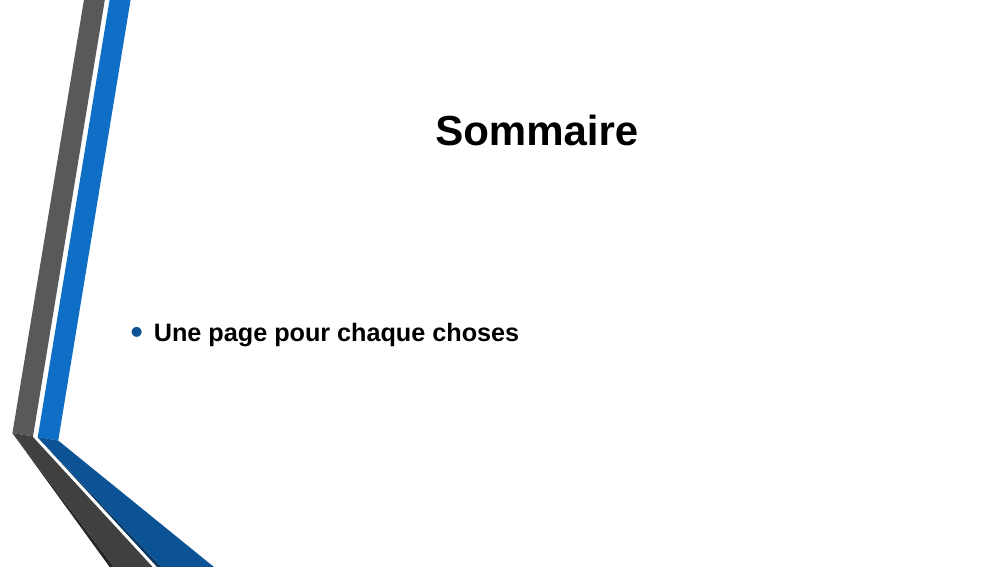
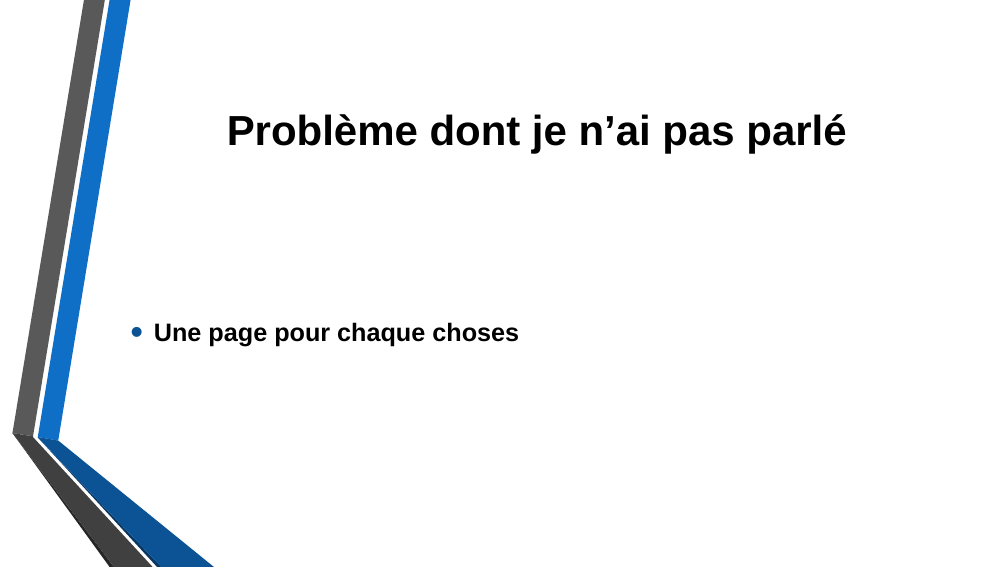
Before and after one commit to Daxank/Pre-TPI_PIKA, a slide deck: slide 2 of Presentation_Projet_PreTPI_Site_PIKA.pptx. Drawn at 1008x567 pixels with LibreOffice and Linux fonts; fonts in the diff are those of the drawing; background and template pictures are left out. Boxes give left, top, right and bottom in pixels: in the first picture for what was removed or moved away, otherwise in the second. Text is boxed around its words. In the diff, an @@ line names an element or a change of style, - is before the commit and + after.

```diff
--- a/Presentation_Projet_PreTPI_Site_PIKA.pptx
+++ b/Presentation_Projet_PreTPI_Site_PIKA.pptx
@@ title at (227, 114, 846, 154): text changed @@
-Sommaire
+Problème dont je n’ai pas parlé
```
Also in this commit, not shown: 1 slide added.
